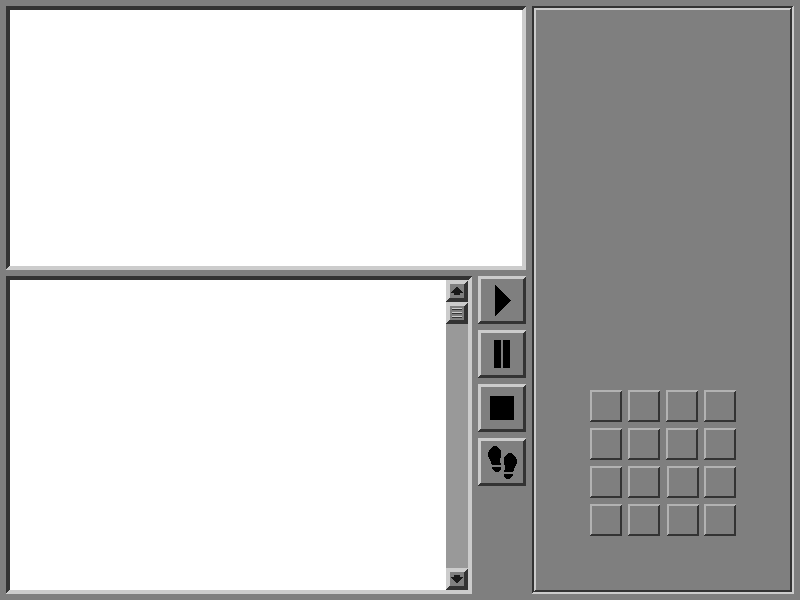
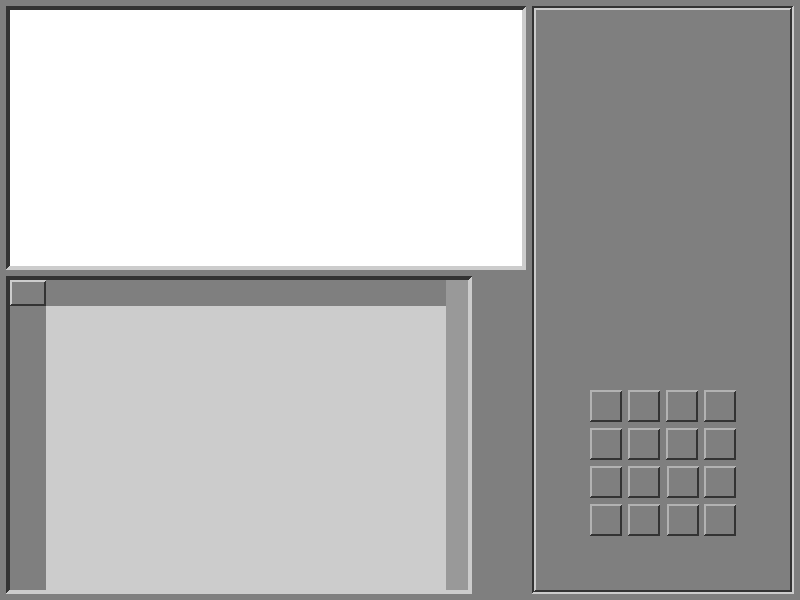
The second (800, 600) image is a revision of the first. Changes to its layers:
hid group "Run" (3 layers) over [478, 276, 526, 324]
hid group "Pause" (3 layers) over [478, 330, 526, 378]
hid group "Stop" (3 layers) over [478, 384, 526, 432]
hid group "Step" (3 layers) over [478, 438, 526, 486]
hid group "Scroll Up" (3 layers) over [446, 280, 468, 302]
hid group "Scroll Handle" (3 layers) over [446, 302, 468, 324]
hid group "Scroll Down" (3 layers) over [446, 568, 468, 590]
painted on "Background" over [10, 280, 446, 590]
